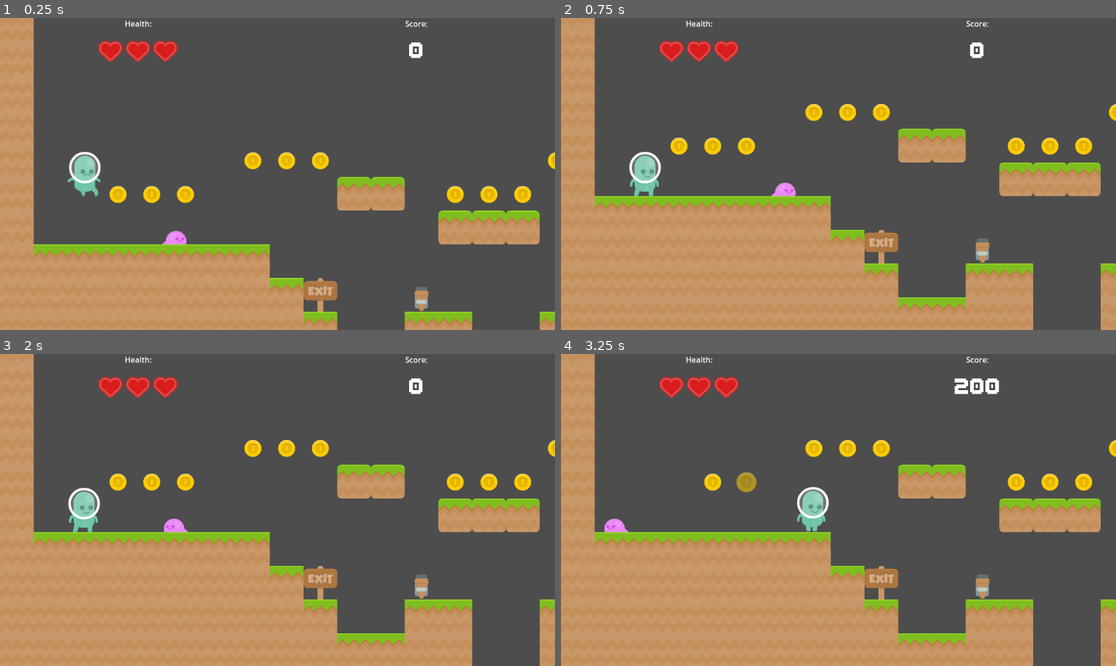
Above: before the commit, frames 1-4 (two rows, left to right).
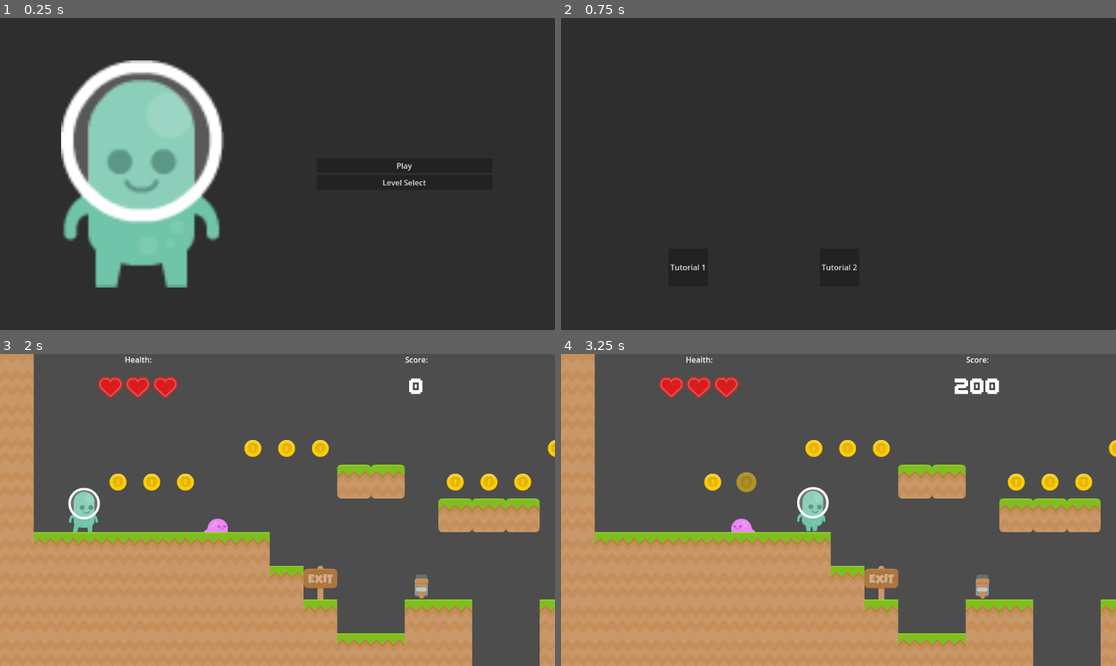
Above: after the commit, the same moments.

Repository: GreenCloversGames/Scalable-Platformer-Template
Game: Godot game, scene res://Scenes/main.tscn
Same seed, same stepped clock (60 frames per second), same inputs: the game is played once before the commit and once after it. Before the commit the project starts from res://Scenes/Levels/test_level.tscn.
Inputs (mouse positions are in pixels of both pictures, inside the frame that each line leads up to):
- Up to frame 1 (0.25 s): no input
- Up to frame 2 (0.75 s): click (966, 183) at 0.5 s, where only the run after the commit has a clickable "Level Select"
- Up to frame 3 (2 s): click (127, 603) at 1.25 s, where only the run after the commit has a clickable "Tutorial 1"
- Up to frame 4 (3.25 s): tap Enter (ui_accept) at 2, 2.27, 3.02 s; hold D (move_right) from 2.03 s (still down)

The runs differ from the first frame. In frame 1, 98% of the frame differs, in the area x 0-100%, y 0-100%; in frame 2, 100%; in frame 3, 0.3%; in frame 4, 0.3%.

Commit message:
Added Main Menu

Diff:
--- a/Resources/Scripts/level_collection.gd
+++ b/Resources/Scripts/level_collection.gd
@@ -4,3 +4,6 @@
 
 @export var level_array : Array[LevelResource]
 var next_level_index = 0
+
+func get_current_level():
+	return level_array[next_level_index]
--- a/Scenes/UI/Menus/level_select.tscn
+++ b/Scenes/UI/Menus/level_select.tscn
@@ -19,10 +19,18 @@
 grow_horizontal = 2
 grow_vertical = 2
 
-[node name="MarginContainer" type="MarginContainer" parent="PanelContainer"]
-layout_mode = 2
+[node name="MarginContainer" type="MarginContainer" parent="."]
+layout_mode = 1
+anchors_preset = -1
+anchor_left = 0.0946181
+anchor_top = 0.140432
+anchor_right = 0.905382
+anchor_bottom = 0.859568
+grow_horizontal = 2
+grow_vertical = 2
+metadata/_edit_use_anchors_ = true
 
-[node name="LevelGrid" type="GridContainer" parent="PanelContainer/MarginContainer"]
+[node name="LevelGrid" type="GridContainer" parent="MarginContainer"]
 unique_name_in_owner = true
 layout_mode = 2
 columns = 3
--- /dev/null
+++ b/Scenes/UI/Menus/main_menu.gd
@@ -0,0 +1,10 @@
+extends Control
+
+signal play_pressed
+signal level_select_pressed
+
+func _on_play_pressed():
+	play_pressed.emit()
+
+func _on_level_select_pressed():
+	level_select_pressed.emit()
--- /dev/null
+++ b/Scenes/UI/Menus/main_menu.tscn
@@ -0,0 +1,59 @@
+[gd_scene load_steps=3 format=3 uid="uid://02phwtp7a3n4"]
+
+[ext_resource type="Texture2D" uid="uid://quwiiakxfu14" path="res://Assets/Player/p1_front.png" id="1_7b40v"]
+[ext_resource type="Script" path="res://Scenes/UI/Menus/main_menu.gd" id="1_kd03o"]
+
+[node name="MainMenu" type="Control"]
+layout_mode = 3
+anchors_preset = 15
+anchor_right = 1.0
+anchor_bottom = 1.0
+grow_horizontal = 2
+grow_vertical = 2
+script = ExtResource("1_kd03o")
+
+[node name="Panel" type="Panel" parent="."]
+layout_mode = 1
+anchors_preset = 15
+anchor_right = 1.0
+anchor_bottom = 1.0
+grow_horizontal = 2
+grow_vertical = 2
+
+[node name="TextureRect" type="TextureRect" parent="Panel"]
+layout_mode = 1
+anchors_preset = 15
+anchor_right = 1.0
+anchor_bottom = 1.0
+offset_left = 54.0
+offset_top = 88.0
+offset_right = -614.0
+offset_bottom = -88.0
+grow_horizontal = 2
+grow_vertical = 2
+texture = ExtResource("1_7b40v")
+stretch_mode = 5
+
+[node name="VBoxContainer" type="VBoxContainer" parent="Panel"]
+layout_mode = 1
+anchors_preset = 15
+anchor_right = 1.0
+anchor_bottom = 1.0
+offset_left = 658.0
+offset_top = 80.0
+offset_right = -130.0
+offset_bottom = -80.0
+grow_horizontal = 2
+grow_vertical = 2
+alignment = 1
+
+[node name="Play" type="Button" parent="Panel/VBoxContainer"]
+layout_mode = 2
+text = "Play"
+
+[node name="LevelSelect" type="Button" parent="Panel/VBoxContainer"]
+layout_mode = 2
+text = "Level Select"
+
+[connection signal="pressed" from="Panel/VBoxContainer/Play" to="." method="_on_play_pressed"]
+[connection signal="pressed" from="Panel/VBoxContainer/LevelSelect" to="." method="_on_level_select_pressed"]
--- a/Scenes/main.gd
+++ b/Scenes/main.gd
@@ -3,18 +3,14 @@
 var current_scene : Node
 
 @onready var level_select_scene = preload("res://Scenes/UI/Menus/level_select.tscn")
+@onready var main_menu_scene = preload("res://Scenes/UI/Menus/main_menu.tscn")
 
 @onready var levels = preload("res://Resources/level_collection.tres")
 
 # Called when the node enters the scene tree for the first time.
 func _ready():
-	change_to_level_selection()
+	change_to_main_menu()
 	pass # Replace with function body.
-
-
-# Called every frame. 'delta' is the elapsed time since the previous frame.
-func _process(delta):
-	pass
 
 func change_scene(new_parent: Node, new_child: Node):
 	if current_scene:
@@ -34,3 +30,9 @@
 	change_to_menu(scene)
 	scene.level_selected.connect(change_to_level)
 	scene.add_all_levels(levels)
+
+func change_to_main_menu():
+	var menu = main_menu_scene.instantiate()
+	change_to_menu(menu)
+	menu.play_pressed.connect(change_to_level.bind(levels.get_current_level()))
+	menu.level_select_pressed.connect(change_to_level_selection)
--- a/project.godot
+++ b/project.godot
@@ -11,7 +11,7 @@
 [application]
 
 config/name="Scalable Platformer Template"
-run/main_scene="res://Scenes/Levels/test_level.tscn"
+run/main_scene="res://Scenes/main.tscn"
 config/features=PackedStringArray("4.2", "GL Compatibility")
 config/icon="res://icon.svg"
 
